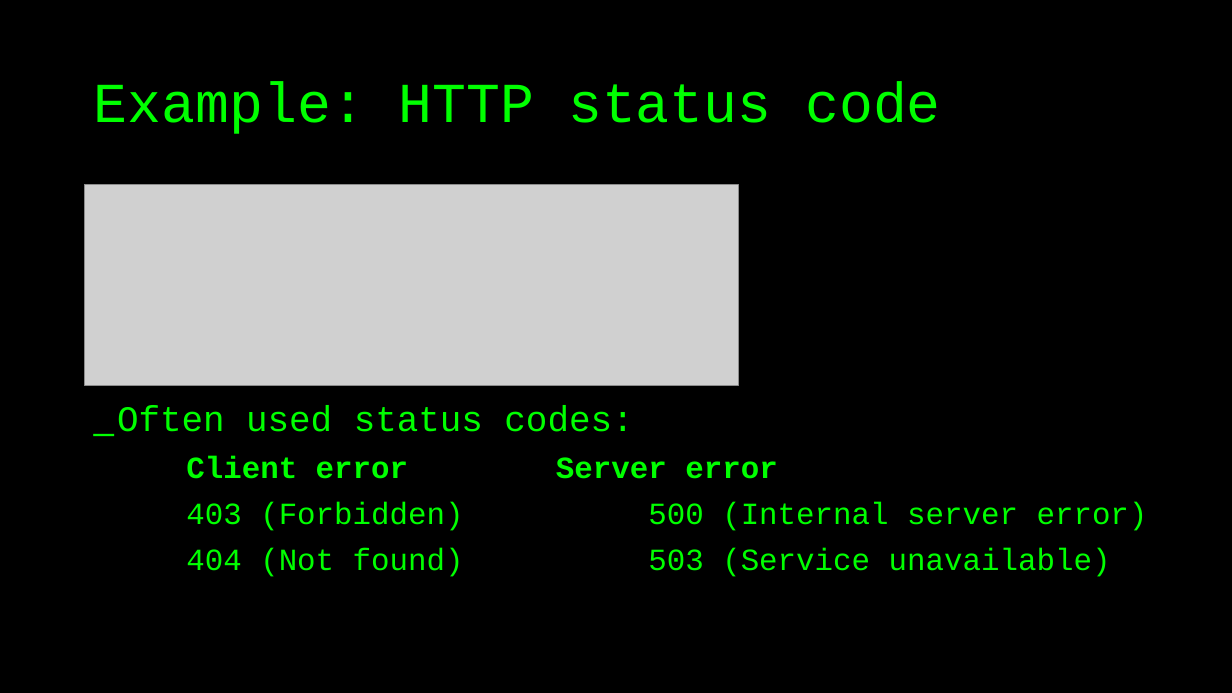
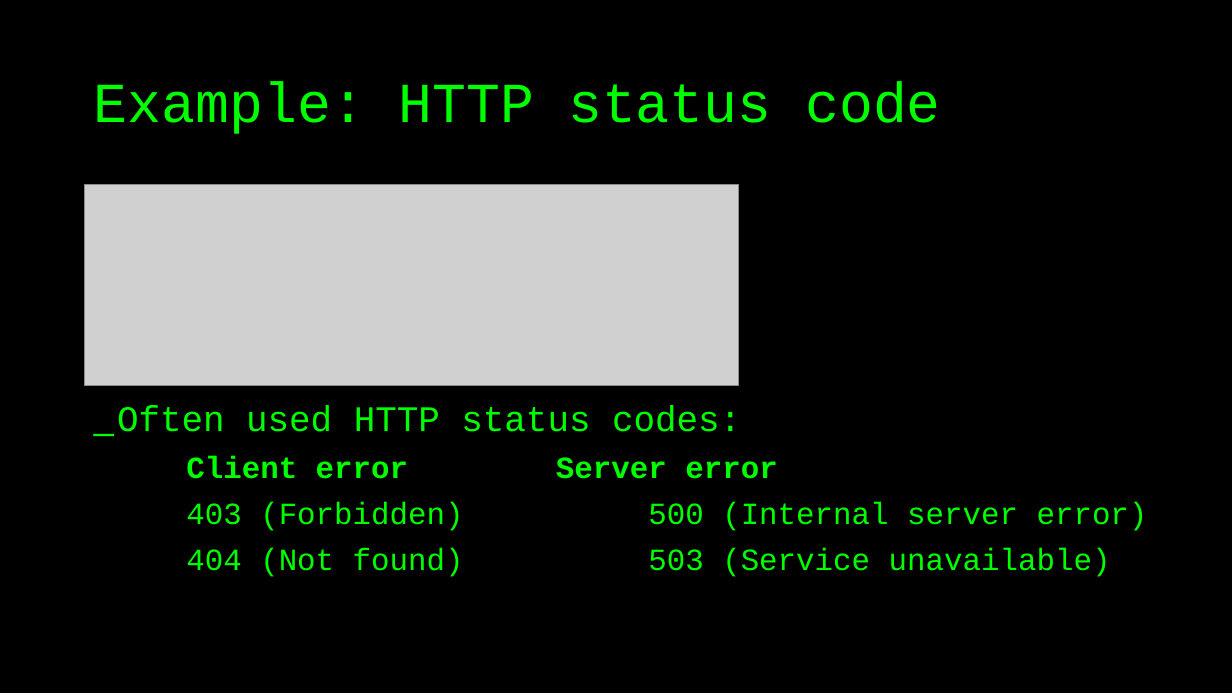
Before and after one commit to basdijkstra/wiremock-workshop, a slide deck: slide 31 of wiremock_workshop.pptx. Drawn at 1232x693 pixels with LibreOffice and Linux fonts; fonts in the diff are those of the drawing; grey boxes stand for pictures. Boxes give left, top, right and bottom in pixels: in the first picture for what was removed or moved away, otherwise in the second. Text is boxed around its words. In the diff, an @@ line names an element or a change of style, - is before the commit and + after.

```diff
--- a/wiremock_workshop.pptx
+++ b/wiremock_workshop.pptx
@@ text at box(117, 405, 741, 432): text changed @@
-_ Often used status codes:
+_ Often used HTTP status codes:
```
Also in this commit, not shown: 4 other slides changed.
